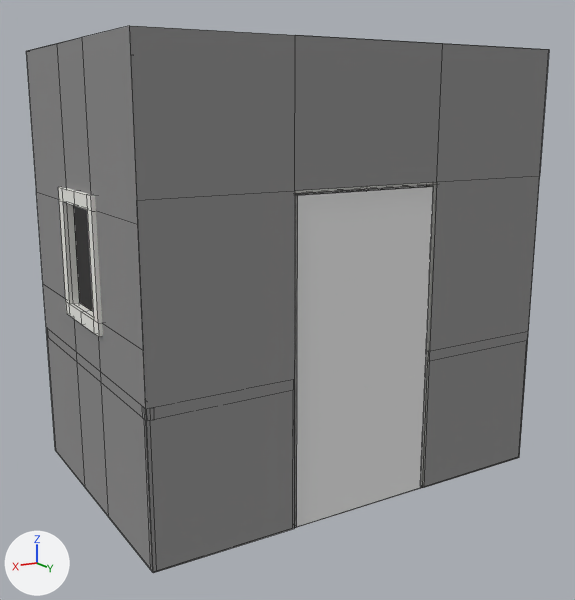
The Blender file Assets/models/floor_2/bathroom01/bathroom01r_walls_floor_and_ceiling.blend, before and after one commit.
The view is the same before and after, from a 50 mm lens placed at (17.99, 14.75, 7.79), pointed at (9.04, 0.2, 3.73). Arrows for +X, +Y and +Z are at lower left; the lights stay in place. Mesh edges are drawn as thin lines on the coarser meshes.

The first picture shows 'door_trim', 'new_door', 'paneled_wall_right', 'paneled_wall_top.001', 'wall_bottom', 'wall_right', 'wall_top', 'window_frame'.
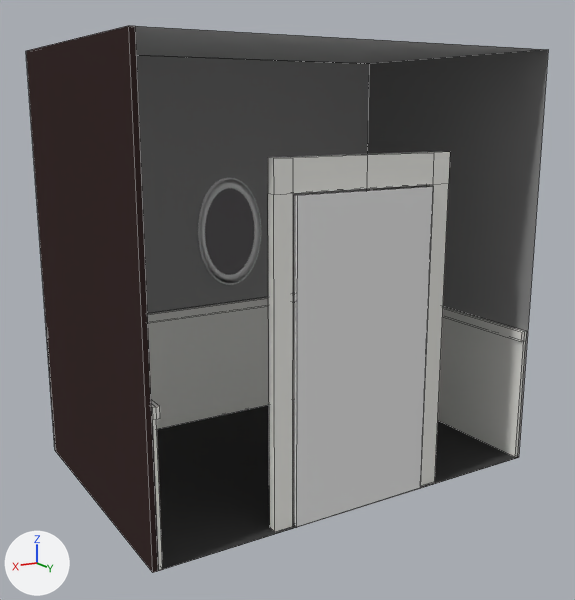
The change, as a list of edits to the scene's bpy script:
```text
Add mat_wall_back:
    mat_wall_back = diffuse_material('wall_back')
    mat_wall_back.base_color = (0.0445, 0.0283, 0.0272)  # black #3c2f2e
Add me_cube_003:
    me_cube_003.from_pydata([(-1.0, -1.0, -1.0), (-1.0, 1.0, -1.0), (1.0, 1.0, -1.0), (1.0, -1.0, -1.0), (-1.0, -1.0, 1.0), (-1.0, 1.0, 1.0), (1.0, 1.0, 1.0), (1.0, -1.0, 1.0)], [], [(4, 5, 1, 0), (5, 6, 2, 1), (6, 7, 3, 2), (7, 4, 0, 3), (0, 1, 2, 3), (7, 6, 5, 4)])
    for i in [*range(1, 6)]: me_cube_003.polygons[i].material_index = 1
    me_cube_003.materials.append(mat_wall01)  # its picture is missing
    me_cube_003.materials.append(mat_wall_back)  # black #3c2f2e
Remove ob_wall_right:
    ob_wall_right = bpy.data.objects.new('wall_right', me_plane_004)
    ob_wall_right.location = (13.5, 0.0, 4.5)
    ob_wall_right.rotation_euler = (1.571, 0.0, 4.712)  # degrees (90, 0, 270)
    ob_wall_right.scale = (3.0, 4.5, 1.0)
Change ob_paneled_wall_right:
    ob_paneled_wall_right.parent: ob_wall_right -> ob_cube
    ob_paneled_wall_right.matrix_parent_inverse: Matrix(((0.0, 0.333, 0.0, 0.0), (0.0, 0.0, 0.222, -1.0), (1.0, 0.0, 0.0, -4.5), (0.0, 0.0, 0.0, 1.0))) -> Matrix(((20.0, 0.0, 0.0, -270.0), (0.0, 0.333, 0.0, 0.0), (0.0, 0.0, 0.222, -1.0), (0.0, 0.0, 0.0, 1.0)))
Change ob_wall_bottom:
    add ob_wall_bottom.hide_set(True)  # its collection is switched off
Change ob_paneled_wall_top_001:
    add ob_paneled_wall_top_001.hide_set(True)  # its collection is switched off
Remove ob_window_frame:
    ob_window_frame = bpy.data.objects.new('window_frame', me_cube)
    ob_window_frame.parent = ob_wall_right
    ob_window_frame.matrix_parent_inverse = Matrix(((0.0, -0.333, 0.0, 0.0), (0.0, 0.0, 0.222, -1.0), (-1.0, 0.0, 0.0, 4.5), (0.0, 0.0, 0.0, 1.0)))
    ob_window_frame.location = (4.477, 0.0, 5.049)
    ob_window_frame.scale = (0.1, 1.0, 1.28)
Add ob_cube:
    ob_cube = bpy.data.objects.new('Cube', me_cube_003)
    ob_cube.location = (13.45, 0.0, 4.5)
    ob_cube.scale = (0.05, 3.0, 4.5)
```

Pixel boxes (x1, y1, x2, y2) of what changed, in the pictures (575 x 600 px):
'wall_bottom', hidden: before (129, 26, 549, 573)
'Cube', added (black): after (26, 26, 158, 573)
'wall_right', deleted: before (26, 26, 153, 572)
'window_frame', deleted: before (58, 187, 103, 337)
'paneled_wall_right', moved: before (145, 401, 153, 563); after (151, 400, 162, 570)
'paneled_wall_top.001', hidden: before (421, 351, 429, 487)
'wall_top', unchanged, uncovered by the edit: before (73, 55, 367, 311); after (137, 55, 370, 313)
'wall_left', unchanged, uncovered by the edit: before (367, 185, 426, 190); after (367, 49, 549, 457)
'door_trim', unchanged, uncovered by the edit: before (295, 182, 437, 486); after (268, 151, 450, 532)
'floor', unchanged, uncovered by the edit: before (294, 487, 424, 528); after (157, 400, 519, 571)
